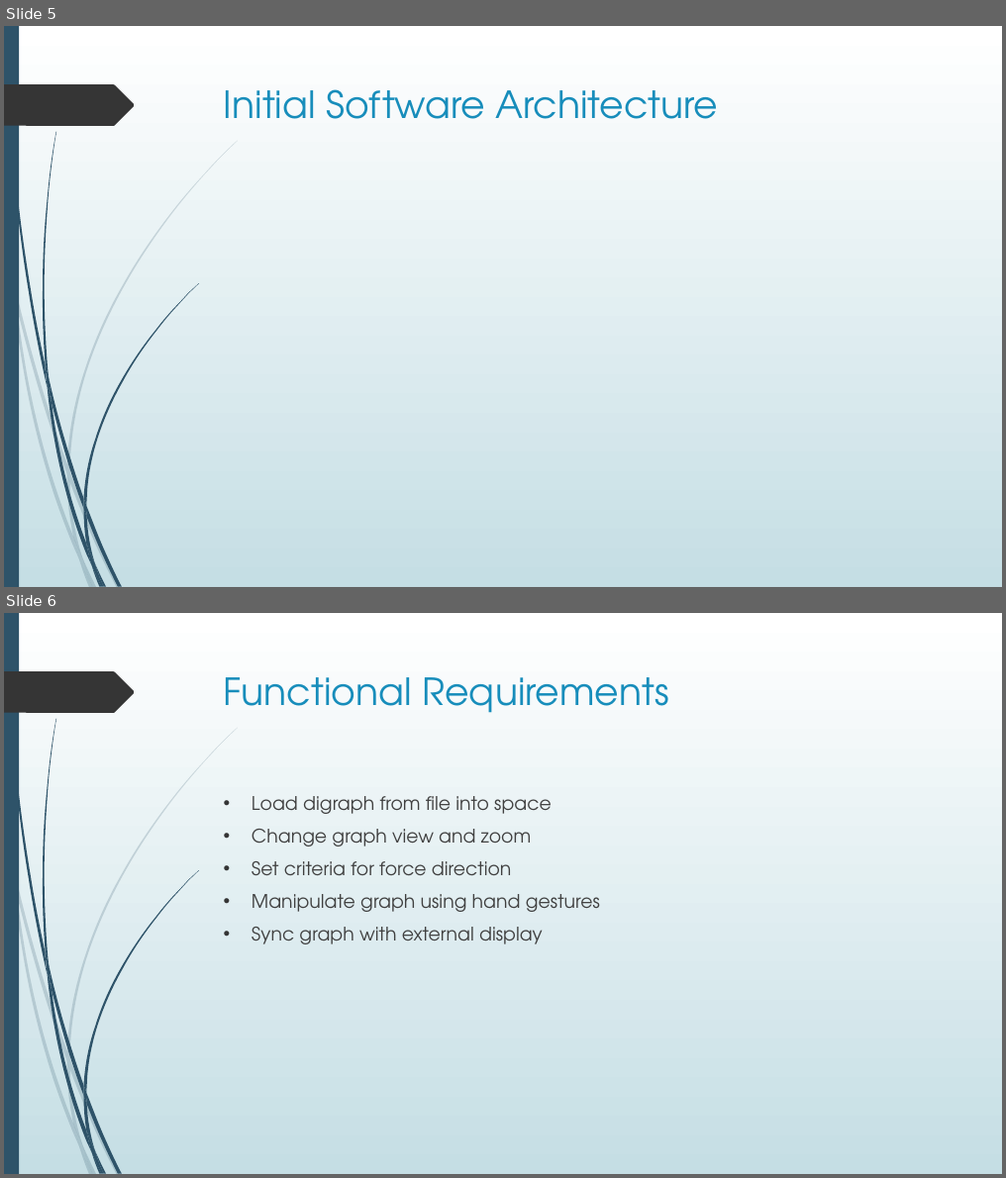
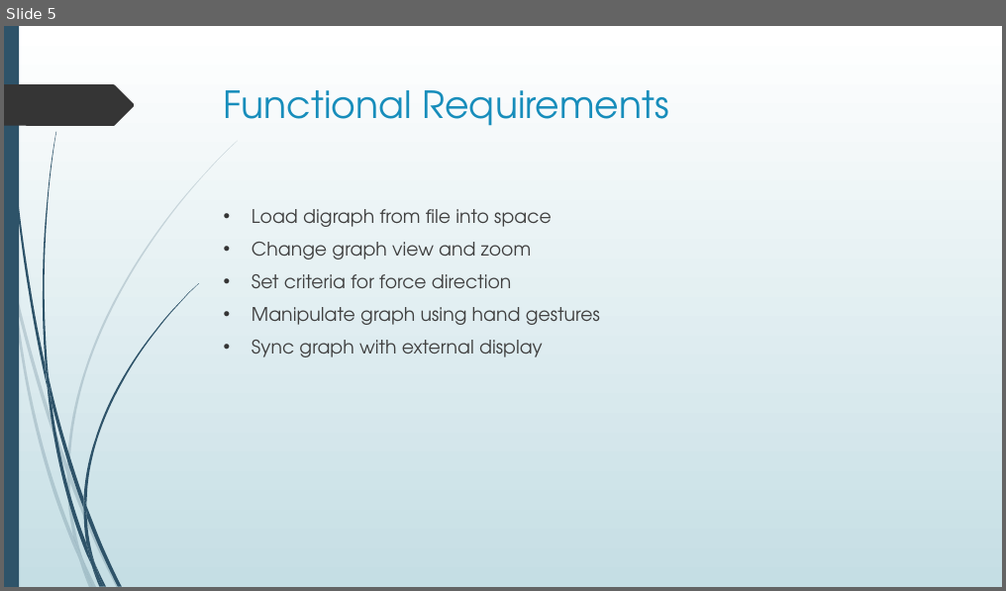
Before and after one commit to sigamatakalani/App-Synth, a slide deck: Project Demo/Appsynth Demo One.pptx. Shown one above the other, each under a label of ours: slides 5 and 6 before the commit, slide 5 after it. The pictures are 1006x1178 and 1006x591 pixels, drawn with LibreOffice and Linux fonts; fonts in the diff are those of the drawing. Boxes give left, top, right and bottom in pixels: in the first picture for what was removed or moved away, otherwise in the second. Text is boxed around its words. In the diff, an @@ line names an element or a change of style, - is before the commit and + after.

```diff
--- a/Project Demo/Appsynth Demo One.pptx
+++ b/Project Demo/Appsynth Demo One.pptx
@@ slide 5 removed at box(4, 26, 1002, 587), background gradient #FFFFFF to #C5DEE5; not listed: 24 template elements that a slide beside it also shows @@
@@ title removed at box(224, 89, 719, 119) @@
-Initial Software Architecture
@@ what was slide 6 is now slide 5 @@
```
Also in this commit, not shown: 2 slides changed.
